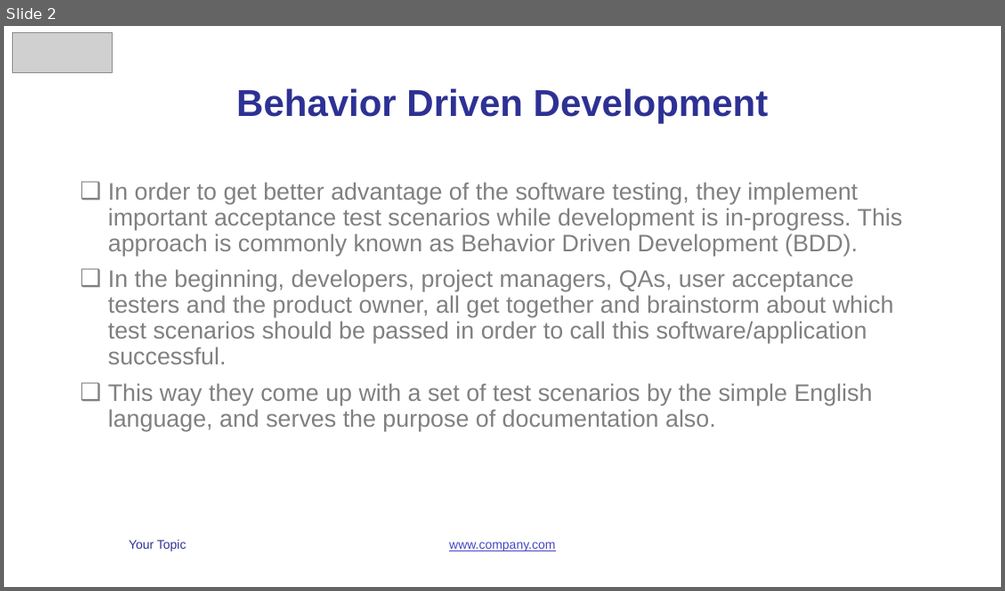
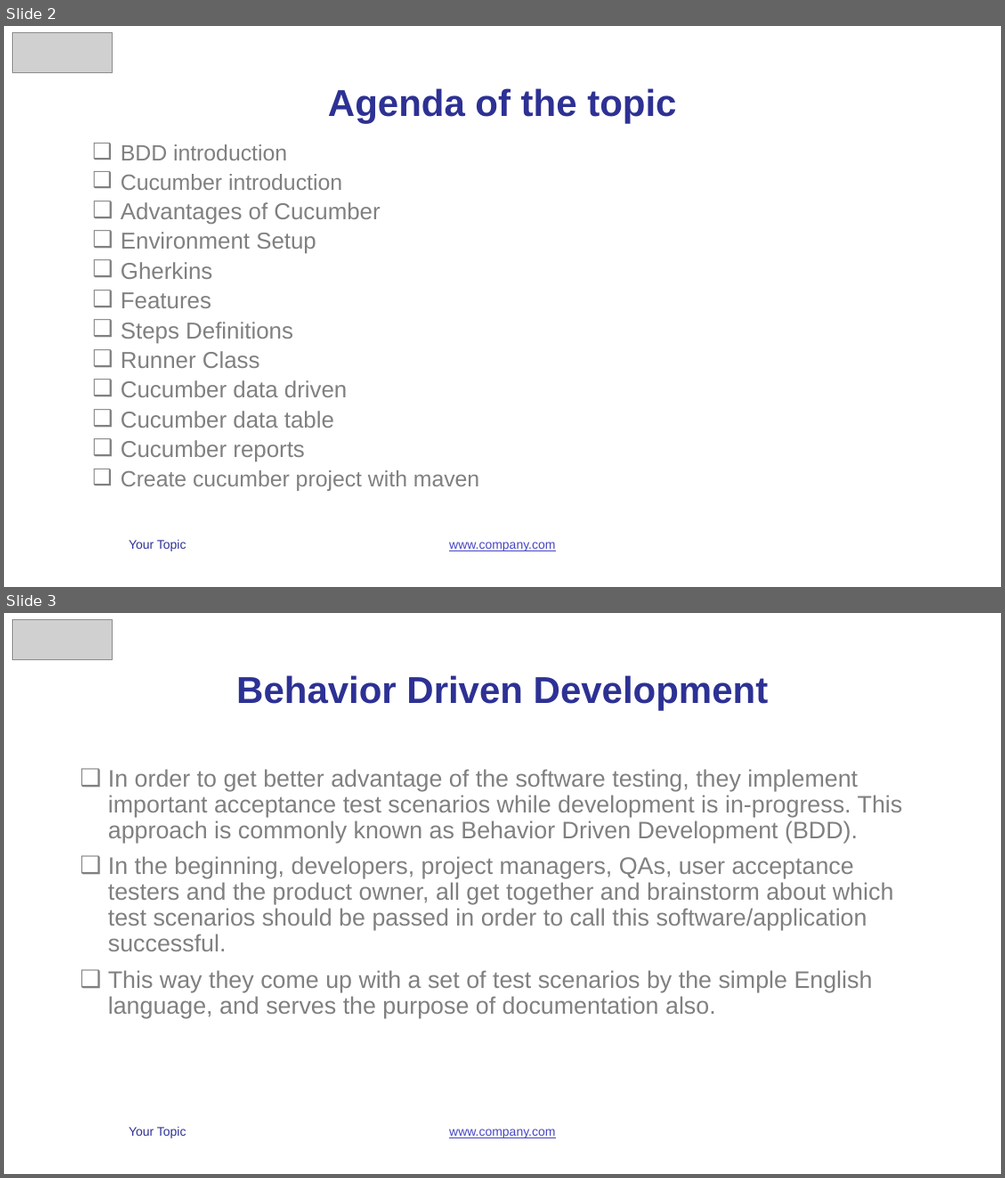
Before and after one commit to vunguyen2588/Cucumber, a slide deck: b4uconference_cucumber_slide.pptx. Shown one above the other, each under a label of ours: slide 2 before the commit, slides 2 and 3 after it. The pictures are 1005x591 and 1005x1178 pixels, drawn with LibreOffice and Linux fonts; fonts in the diff are those of the drawing; grey boxes stand for pictures. Boxes give left, top, right and bottom in pixels: in the first picture for what was removed or moved away, otherwise in the second. Text is boxed around its words. In the diff, an @@ line names an element or a change of style, - is before the commit and + after.

```diff
--- a/b4uconference_cucumber_slide.pptx
+++ b/b4uconference_cucumber_slide.pptx
@@ slide 2 added at bbox=[4, 26, 1001, 587], background #FFFFFF; not listed: 2 template elements that a slide beside it also shows @@
@@ picture added at bbox=[13, 33, 113, 72] @@
@@ title added at bbox=[328, 88, 676, 123], 36 pt, text #2D3194, bold @@
+Agenda of the topic
@@ text added at bbox=[121, 144, 479, 491], 22.2 pt, text #808080 @@
+❑ BDD introduction
+❑ Cucumber introduction
+❑ Advantages of Cucumber
+❑ Environment Setup
+❑ Gherkins
+❑ Features
+❑ Steps Definitions
+❑ Runner Class
+❑ Cucumber data driven
+❑ Cucumber data table
+❑ Cucumber reports
+❑ Create cucumber project with maven
@@ what was slide 2 is now slide 3 @@
```
Also in this commit, not shown: 5 slides changed, 1 other slide added, 26 other files.
